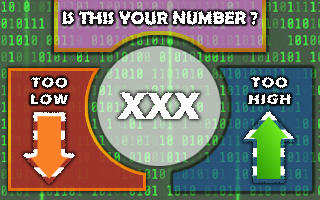
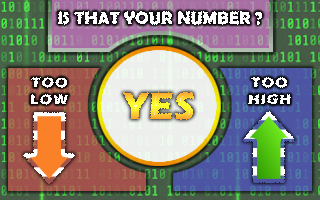
Revision of a layered 320 x 200 image; what changed, layer by layer:
painted on "Number" over [117, 92, 201, 120]
"Layer 1": opacity 60% → 90% over [97, 46, 221, 166]
"RightLayer": opacity 60% → 70% over [173, 68, 312, 191]
"LeftLayer": opacity 90% → 70% over [8, 68, 146, 191]
renamed "IS THIS YOUR NUMBER ?" to "IS THAT YOUR NUMBER ?", painted on it over [58, 11, 263, 25]
painted on "TopLayer" over [48, 0, 273, 52]
